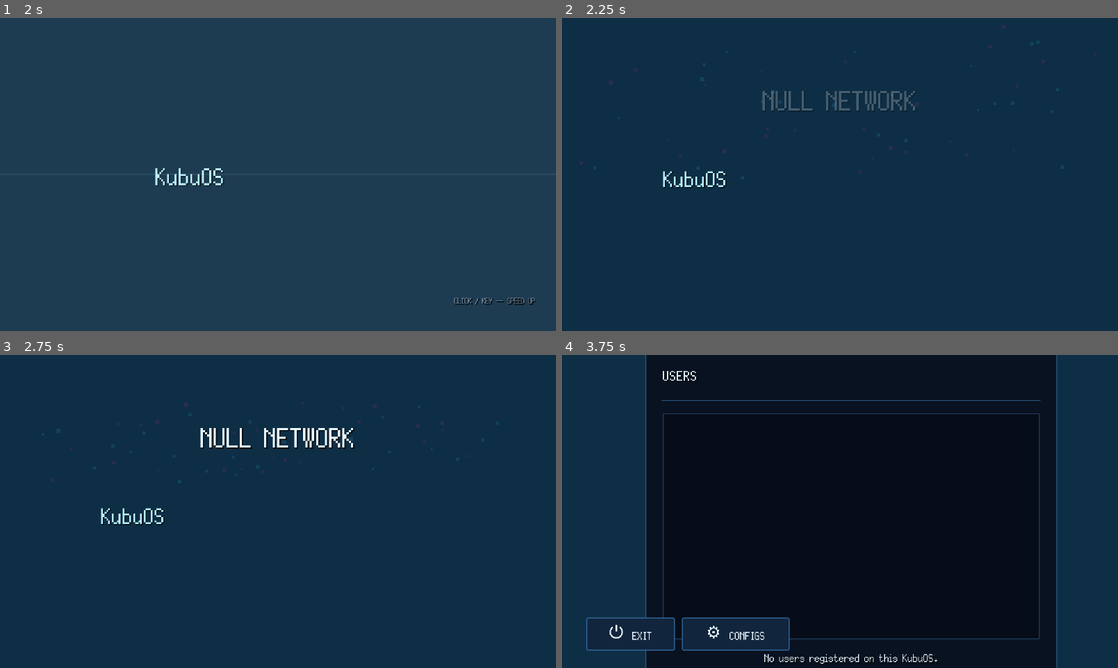
Above: before the commit, frames 1-4 (two rows, left to right).
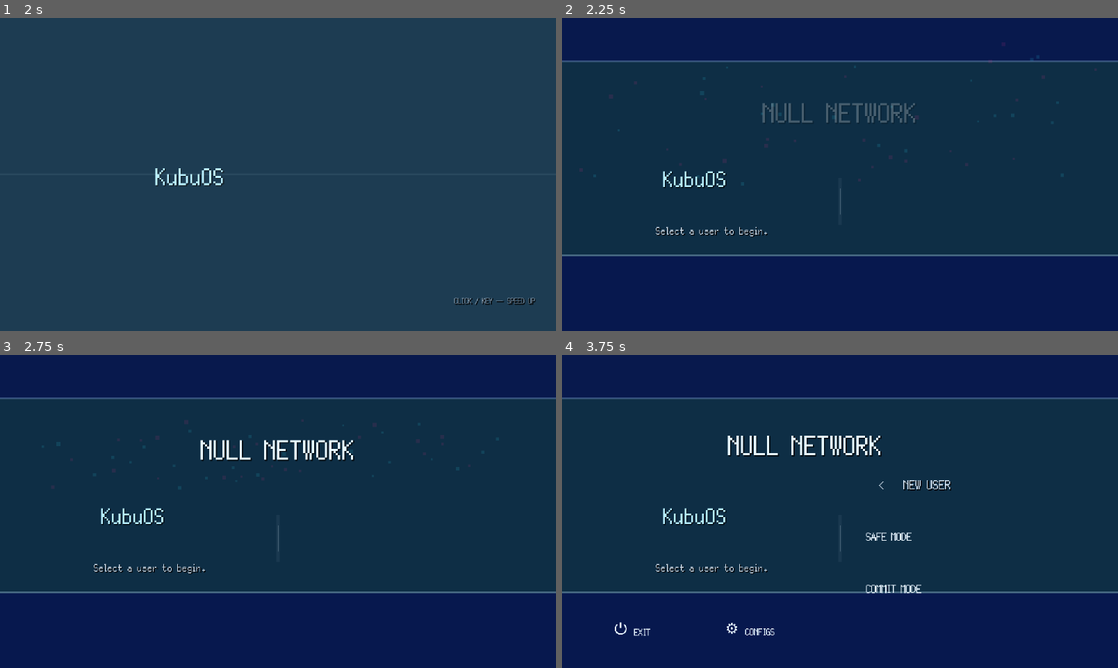
Above: after the commit, the same moments.

Repository: GYU-GAZE/NULL-NETWORK
Game: Godot game, scene res://core/bootstrap/bootstrap.tscn
Same seed, same stepped clock (60 frames per second), same inputs: the game is played once before the commit and once after it. The engine's default icon, where the game draws it, is replaced by a stand-in: a white triangle on a blue panel in a dark square.
Inputs (mouse positions are in pixels of both pictures, inside the frame that each line leads up to):
- Up to frame 1 (2 s): tap Enter at 0.5 s; move the mouse to (400, 158) at 0.52 s; hold D (local_area_move_right) 0.53-1.25 s; tap E (local_area_interact) at 0.6 s; click (400, 158) at 0.67 s; drag from (166, 190) to (250, 237) at 1.27 s
- Up to frame 2 (2.25 s): move the mouse to (895, 105) at 2.02 s; hold D (local_area_move_right) from 2.03 s (still down); tap E (local_area_interact) at 2.1 s; click (895, 105) at 2.17 s
- Up to frame 3 (2.75 s): keep holding D (local_area_move_right)
- Up to frame 4 (3.75 s): release D (local_area_move_right) at 2.75 s; drag from (812, 574) to (673, 464) at 2.77 s; click (967, 664) at 3.5 s, where only the run after the commit has a clickable "+ NEW USER"

Frame 1 is identical in both runs. In frame 2, 2.8% of the frame differs, in the area x 0-100%, y 2-77%; in frame 3, 3.2%; in frame 4, 72%, in the area x 0-100%, y 0-100%.

Commit message:
Refine startup menu to XP-style account layout

Diff:
--- a/systems/startup/startup_menu.tscn
+++ b/systems/startup/startup_menu.tscn
@@ -1,8 +1,19 @@
-[gd_scene load_steps=3 format=3]
+[gd_scene load_steps=5 format=3]
 
 [ext_resource type="Script" path="res://systems/startup/startup_menu.gd" id="1_script"]
 [ext_resource type="Resource" path="res://data/content/startup/default_startup_presentation.tres" id="2_data"]
 
+[sub_resource type="StyleBoxEmpty" id="StyleBoxEmpty_main"]
+
+[sub_resource type="StyleBoxFlat" id="StyleBoxFlat_mode_details"]
+bg_color = Color(0.04, 0.14, 0.36, 0.24)
+border_width_left = 2
+border_color = Color(0.72, 0.9, 1, 0.7)
+corner_radius_top_left = 4
+corner_radius_top_right = 4
+corner_radius_bottom_right = 4
+corner_radius_bottom_left = 4
+
 [node name="StartupMenu" type="Control"]
 layout_mode = 3
 anchors_preset = 15
@@ -14,13 +25,57 @@
 script = ExtResource("1_script")
 presentation_data = ExtResource("2_data")
 
+[node name="TopBand" type="ColorRect" parent="."]
+layout_mode = 1
+anchors_preset = 10
+anchor_right = 1.0
+offset_bottom = 50.0
+grow_horizontal = 2
+mouse_filter = 2
+color = Color(0.025, 0.08, 0.31, 0.82)
+
+[node name="TopBandHighlight" type="ColorRect" parent="."]
+layout_mode = 1
+anchors_preset = 10
+anchor_right = 1.0
+offset_top = 49.0
+offset_bottom = 51.0
+grow_horizontal = 2
+mouse_filter = 2
+color = Color(0.66, 0.84, 1, 0.28)
+
+[node name="BottomBand" type="ColorRect" parent="."]
+layout_mode = 1
+anchors_preset = 12
+anchor_top = 1.0
+anchor_right = 1.0
+anchor_bottom = 1.0
+offset_top = -86.0
+grow_horizontal = 2
+grow_vertical = 0
+mouse_filter = 2
+color = Color(0.025, 0.08, 0.31, 0.86)
+
+[node name="BottomBandHighlight" type="ColorRect" parent="."]
+layout_mode = 1
+anchors_preset = 12
+anchor_top = 1.0
+anchor_right = 1.0
+anchor_bottom = 1.0
+offset_top = -88.0
+offset_bottom = -86.0
+grow_horizontal = 2
+grow_vertical = 0
+mouse_filter = 2
+color = Color(0.74, 0.9, 1, 0.34)
+
 [node name="NullBrand" type="Control" parent="."]
 unique_name_in_owner = true
 layout_mode = 1
 anchors_preset = 10
 anchor_right = 1.0
-offset_top = 34.0
-offset_bottom = 160.0
+offset_top = 58.0
+offset_bottom = 164.0
 grow_horizontal = 2
 mouse_filter = 2
 
@@ -35,7 +90,7 @@
 
 [node name="NullLogoRoot" type="Control" parent="NullBrand/Center"]
 unique_name_in_owner = true
-custom_minimum_size = Vector2(560, 110)
+custom_minimum_size = Vector2(560, 96)
 layout_mode = 2
 mouse_filter = 2
 
@@ -133,55 +188,87 @@
 anchor_right = 1.0
 anchor_bottom = 1.0
 offset_top = 148.0
-offset_bottom = -72.0
-grow_horizontal = 2
-grow_vertical = 2
-mouse_filter = 2
-
-[node name="RightColumn" type="MarginContainer" parent="MenuArea"]
-layout_mode = 1
-anchors_preset = 6
-anchor_left = 1.0
-anchor_top = 0.5
-anchor_right = 1.0
-anchor_bottom = 0.5
-offset_left = -556.0
-offset_top = -220.0
-offset_right = -58.0
-offset_bottom = 220.0
-grow_horizontal = 0
+offset_bottom = -86.0
+grow_horizontal = 2
+grow_vertical = 2
+mouse_filter = 2
+
+[node name="DividerGlow" type="ColorRect" parent="MenuArea"]
+layout_mode = 1
+anchors_preset = 5
+anchor_left = 0.5
+anchor_right = 0.5
+anchor_bottom = 1.0
+offset_left = -2.0
+offset_top = 36.0
+offset_right = 2.0
+offset_bottom = -36.0
+grow_horizontal = 2
+grow_vertical = 2
+mouse_filter = 2
+color = Color(0.86, 0.94, 1, 0.06)
+
+[node name="Divider" type="ColorRect" parent="MenuArea"]
+layout_mode = 1
+anchors_preset = 5
+anchor_left = 0.5
+anchor_right = 0.5
+anchor_bottom = 1.0
+offset_left = -0.5
+offset_top = 48.0
+offset_right = 0.5
+offset_bottom = -48.0
+grow_horizontal = 2
+grow_vertical = 2
+mouse_filter = 2
+color = Color(0.9, 0.96, 1, 0.22)
+
+[node name="LeftInstruction" type="Label" parent="MenuArea"]
+layout_mode = 1
+anchor_left = 0.07
+anchor_top = 0.69
+anchor_right = 0.47
+anchor_bottom = 0.82
+mouse_filter = 2
+theme_override_colors/font_color = Color(0.9, 0.95, 1, 0.88)
+theme_override_font_sizes/font_size = 18
+text = "Select a user to begin."
+horizontal_alignment = 1
+vertical_alignment = 1
+
+[node name="RightColumn" type="Control" parent="MenuArea"]
+layout_mode = 1
+anchor_left = 0.53
+anchor_top = 0.17
+anchor_right = 0.93
+anchor_bottom = 0.88
+grow_horizontal = 2
 grow_vertical = 2
 mouse_filter = 1
-theme_override_constants/margin_left = 12
-theme_override_constants/margin_top = 12
-theme_override_constants/margin_right = 12
-theme_override_constants/margin_bottom = 12
 
 [node name="UserPanel" type="PanelContainer" parent="MenuArea/RightColumn"]
 unique_name_in_owner = true
-layout_mode = 2
+layout_mode = 1
+anchors_preset = 15
+anchor_right = 1.0
+anchor_bottom = 1.0
+grow_horizontal = 2
+grow_vertical = 2
+theme_override_styles/panel = SubResource("StyleBoxEmpty_main")
 
 [node name="Margin" type="MarginContainer" parent="MenuArea/RightColumn/UserPanel"]
 layout_mode = 2
-theme_override_constants/margin_left = 18
-theme_override_constants/margin_top = 18
-theme_override_constants/margin_right = 18
-theme_override_constants/margin_bottom = 18
+theme_override_constants/margin_left = 8
+theme_override_constants/margin_top = 8
+theme_override_constants/margin_right = 8
+theme_override_constants/margin_bottom = 8
 
 [node name="Root" type="VBoxContainer" parent="MenuArea/RightColumn/UserPanel/Margin"]
 layout_mode = 2
-theme_override_constants/separation = 12
-
-[node name="Title" type="Label" parent="MenuArea/RightColumn/UserPanel/Margin/Root"]
-layout_mode = 2
-theme_override_font_sizes/font_size = 24
-text = "USERS"
-
-[node name="Separator" type="HSeparator" parent="MenuArea/RightColumn/UserPanel/Margin/Root"]
-layout_mode = 2
+theme_override_constants/separation = 10
 
 [node name="Scroll" type="ScrollContainer" parent="MenuArea/RightColumn/UserPanel/Margin/Root"]
-custom_minimum_size = Vector2(0, 260)
+custom_minimum_size = Vector2(0, 245)
 layout_mode = 2
 size_flags_vertical = 3
 horizontal_scroll_mode = 0
@@ -190,75 +277,90 @@
 unique_name_in_owner = true
 layout_mode = 2
 size_flags_horizontal = 3
-theme_override_constants/separation = 8
+theme_override_constants/separation = 5
 
 [node name="EmptyProfileLabel" type="Label" parent="MenuArea/RightColumn/UserPanel/Margin/Root"]
 unique_name_in_owner = true
 layout_mode = 2
-text = "No users registered on this KubuOS."
-horizontal_alignment = 1
+theme_override_colors/font_color = Color(0.9, 0.95, 1, 0.82)
+theme_override_font_sizes/font_size = 18
+text = "No users registered."
+horizontal_alignment = 0
 
 [node name="NewUserButton" type="Button" parent="MenuArea/RightColumn/UserPanel/Margin/Root"]
 unique_name_in_owner = true
-custom_minimum_size = Vector2(0, 54)
-layout_mode = 2
-text = "+ NEW USER"
+custom_minimum_size = Vector2(0, 58)
+layout_mode = 2
+theme_override_font_sizes/font_size = 20
+text = "+  NEW USER"
+flat = true
+alignment = 0
 
 [node name="ModePanel" type="PanelContainer" parent="MenuArea/RightColumn"]
 unique_name_in_owner = true
-layout_mode = 2
+layout_mode = 1
+anchors_preset = 15
+anchor_right = 1.0
+anchor_bottom = 1.0
+grow_horizontal = 2
+grow_vertical = 2
+theme_override_styles/panel = SubResource("StyleBoxEmpty_main")
 
 [node name="Margin" type="MarginContainer" parent="MenuArea/RightColumn/ModePanel"]
 layout_mode = 2
-theme_override_constants/margin_left = 18
-theme_override_constants/margin_top = 18
-theme_override_constants/margin_right = 18
-theme_override_constants/margin_bottom = 18
+theme_override_constants/margin_left = 8
+theme_override_constants/margin_top = 8
+theme_override_constants/margin_right = 8
+theme_override_constants/margin_bottom = 8
 
 [node name="Root" type="VBoxContainer" parent="MenuArea/RightColumn/ModePanel/Margin"]
 layout_mode = 2
-theme_override_constants/separation = 12
+theme_override_constants/separation = 10
 
 [node name="Header" type="HBoxContainer" parent="MenuArea/RightColumn/ModePanel/Margin/Root"]
 layout_mode = 2
 
 [node name="BackButton" type="Button" parent="MenuArea/RightColumn/ModePanel/Margin/Root/Header"]
 unique_name_in_owner = true
+custom_minimum_size = Vector2(42, 42)
 layout_mode = 2
 text = "<"
+flat = true
 
 [node name="Title" type="Label" parent="MenuArea/RightColumn/ModePanel/Margin/Root/Header"]
 layout_mode = 2
 size_flags_horizontal = 3
-theme_override_font_sizes/font_size = 24
+theme_override_font_sizes/font_size = 22
 text = "NEW USER"
-horizontal_alignment = 1
-
-[node name="HeaderSpacer" type="Control" parent="MenuArea/RightColumn/ModePanel/Margin/Root/Header"]
-custom_minimum_size = Vector2(42, 0)
-layout_mode = 2
-
-[node name="ModeButtons" type="HBoxContainer" parent="MenuArea/RightColumn/ModePanel/Margin/Root"]
-layout_mode = 2
-theme_override_constants/separation = 10
+horizontal_alignment = 0
+vertical_alignment = 1
+
+[node name="ModeButtons" type="VBoxContainer" parent="MenuArea/RightColumn/ModePanel/Margin/Root"]
+layout_mode = 2
+theme_override_constants/separation = 4
 
 [node name="SafeModeButton" type="Button" parent="MenuArea/RightColumn/ModePanel/Margin/Root/ModeButtons"]
 unique_name_in_owner = true
-custom_minimum_size = Vector2(0, 62)
-layout_mode = 2
-size_flags_horizontal = 3
+custom_minimum_size = Vector2(0, 56)
+layout_mode = 2
+theme_override_font_sizes/font_size = 20
 text = "SAFE MODE"
+flat = true
+alignment = 0
 
 [node name="CommitModeButton" type="Button" parent="MenuArea/RightColumn/ModePanel/Margin/Root/ModeButtons"]
 unique_name_in_owner = true
-custom_minimum_size = Vector2(0, 62)
-layout_mode = 2
-size_flags_horizontal = 3
+custom_minimum_size = Vector2(0, 56)
+layout_mode = 2
+theme_override_font_sizes/font_size = 20
 text = "COMMIT MODE"
+flat = true
+alignment = 0
 
 [node name="ModeDetails" type="PanelContainer" parent="MenuArea/RightColumn/ModePanel/Margin/Root"]
 unique_name_in_owner = true
 layout_mode = 2
+theme_override_styles/panel = SubResource("StyleBoxFlat_mode_details")
 
 [node name="Margin" type="MarginContainer" parent="MenuArea/RightColumn/ModePanel/Margin/Root/ModeDetails"]
 layout_mode = 2
@@ -274,27 +376,34 @@
 [node name="ModeTitle" type="Label" parent="MenuArea/RightColumn/ModePanel/Margin/Root/ModeDetails/Margin/Root"]
 unique_name_in_owner = true
 layout_mode = 2
-theme_override_font_sizes/font_size = 20
+theme_override_font_sizes/font_size = 18
 text = "MODE"
 
 [node name="ModeDescription" type="RichTextLabel" parent="MenuArea/RightColumn/ModePanel/Margin/Root/ModeDetails/Margin/Root"]
 unique_name_in_owner = true
-custom_minimum_size = Vector2(0, 72)
+custom_minimum_size = Vector2(0, 68)
 layout_mode = 2
 fit_content = true
 scroll_active = false
 
 [node name="StartButton" type="Button" parent="MenuArea/RightColumn/ModePanel/Margin/Root/ModeDetails/Margin/Root"]
 unique_name_in_owner = true
-custom_minimum_size = Vector2(0, 44)
+custom_minimum_size = Vector2(0, 42)
 layout_mode = 2
 text = "START"
 
 [node name="ErrorLabel" type="Label" parent="MenuArea/RightColumn"]
 unique_name_in_owner = true
 visible = false
-layout_mode = 2
-theme_override_colors/font_color = Color(1, 0.35, 0.32, 1)
+layout_mode = 1
+anchors_preset = 12
+anchor_top = 1.0
+anchor_right = 1.0
+anchor_bottom = 1.0
+offset_top = -30.0
+grow_horizontal = 2
+grow_vertical = 0
+theme_override_colors/font_color = Color(1, 0.45, 0.42, 1)
 autowrap_mode = 2
 
 [node name="UtilityButtons" type="HBoxContainer" parent="."]
@@ -305,24 +414,28 @@
 anchor_top = 1.0
 anchor_right = 0.0
 anchor_bottom = 1.0
-offset_left = 28.0
-offset_top = -58.0
-offset_right = 274.0
-offset_bottom = -20.0
+offset_left = 22.0
+offset_top = -68.0
+offset_right = 304.0
+offset_bottom = -18.0
 grow_vertical = 0
-theme_override_constants/separation = 8
+theme_override_constants/separation = 6
 
 [node name="ExitButton" type="Button" parent="UtilityButtons"]
 unique_name_in_owner = true
-custom_minimum_size = Vector2(102, 38)
-layout_mode = 2
+custom_minimum_size = Vector2(118, 46)
+layout_mode = 2
+theme_override_font_sizes/font_size = 17
 text = "⏻  EXIT"
+flat = true
 
 [node name="ConfigsButton" type="Button" parent="UtilityButtons"]
 unique_name_in_owner = true
-custom_minimum_size = Vector2(124, 38)
-layout_mode = 2
+custom_minimum_size = Vector2(142, 46)
+layout_mode = 2
+theme_override_font_sizes/font_size = 17
 text = "⚙  CONFIGS"
+flat = true
 
 [node name="ConfigModal" type="Control" parent="."]
 unique_name_in_owner = true
